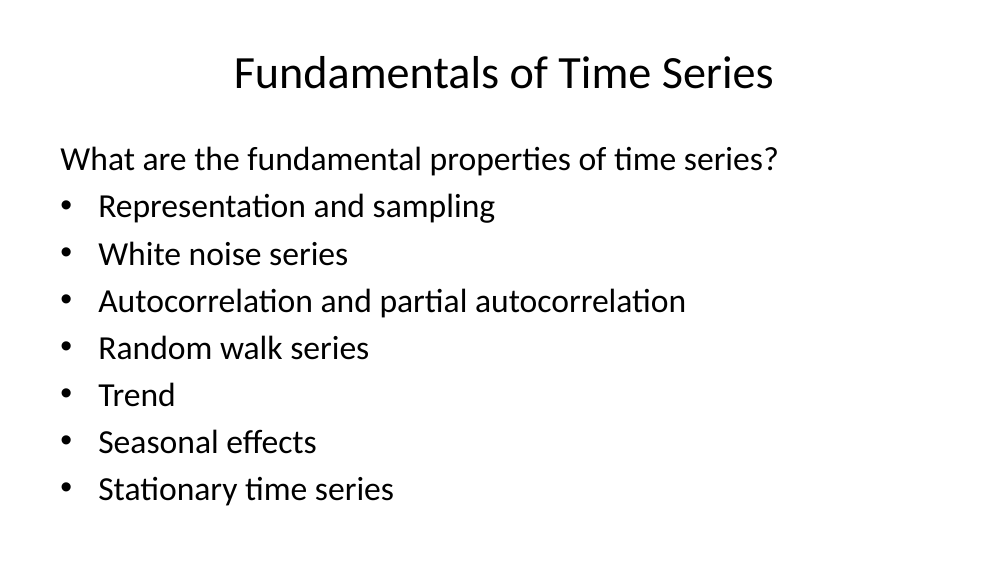
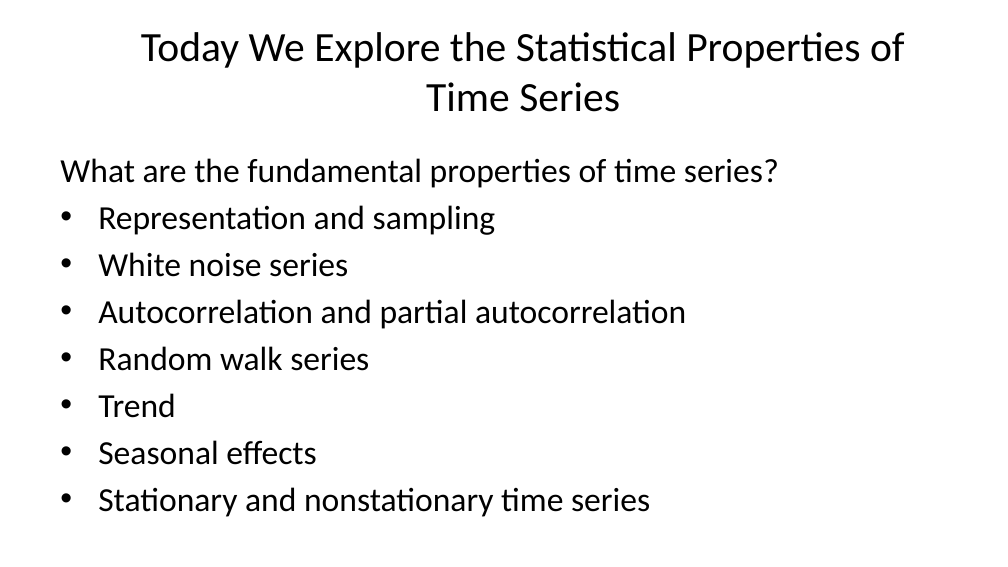
Before and after one commit to StephenElston/CSCI-E-83, a slide deck: slide 12 of LectureSlides/11_PropertiesOfTimeSeries.pptx. Drawn at 1008x567 pixels with LibreOffice and Linux fonts; fonts in the diff are those of the drawing. Boxes give left, top, right and bottom in pixels: in the first picture for what was removed or moved away, otherwise in the second. Text is boxed around its words. In the diff, an @@ line names an element or a change of style, - is before the commit and + after.

```diff
--- a/LectureSlides/11_PropertiesOfTimeSeries.pptx
+++ b/LectureSlides/11_PropertiesOfTimeSeries.pptx
@@ title at (141,32,905,112): text changed; size 33 to 29.7 pt @@
-Fundamentals of Time Series
+Today We Explore the Statistical Properties of Time Series
@@ text "What are the fundamental properties ...": place and size @@
-text "What are the fundamental properties ..." at (60,146,779,506)
+text "What are the fundamental properties ..." at (60,158,779,517)
@@ text at (98,487,650,517): text changed @@
-• Stationary time series
+• Stationary and nonstationary time series
```
Also in this commit, not shown: 12 other slides changed, 2 slides added.
